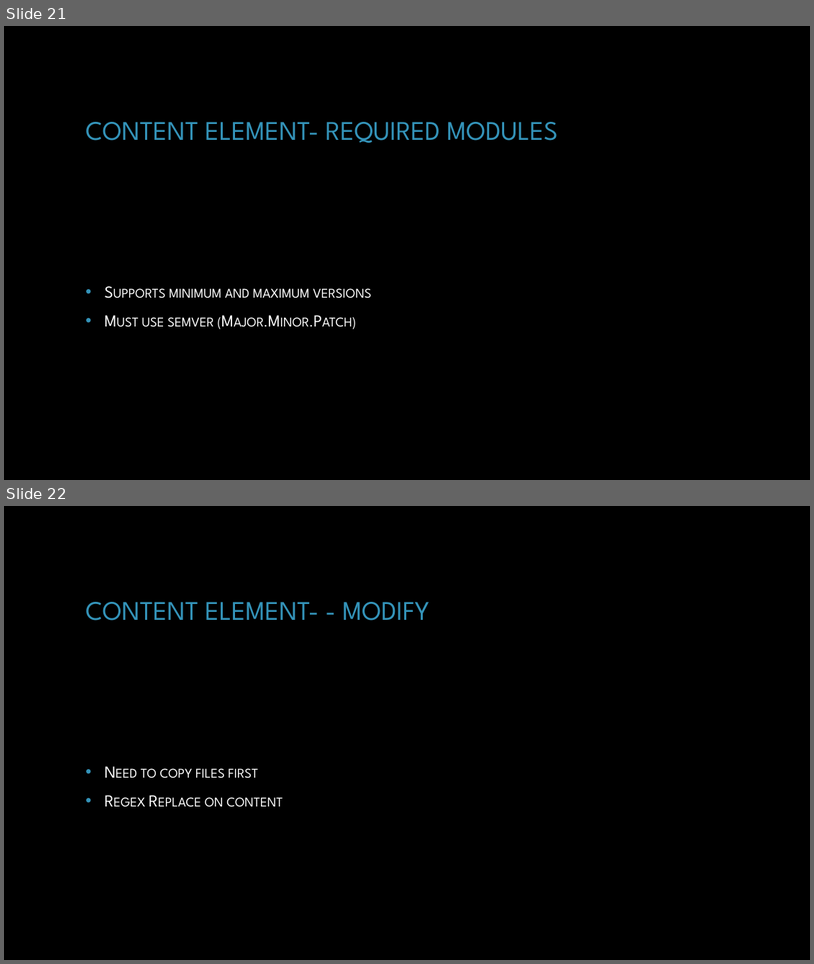
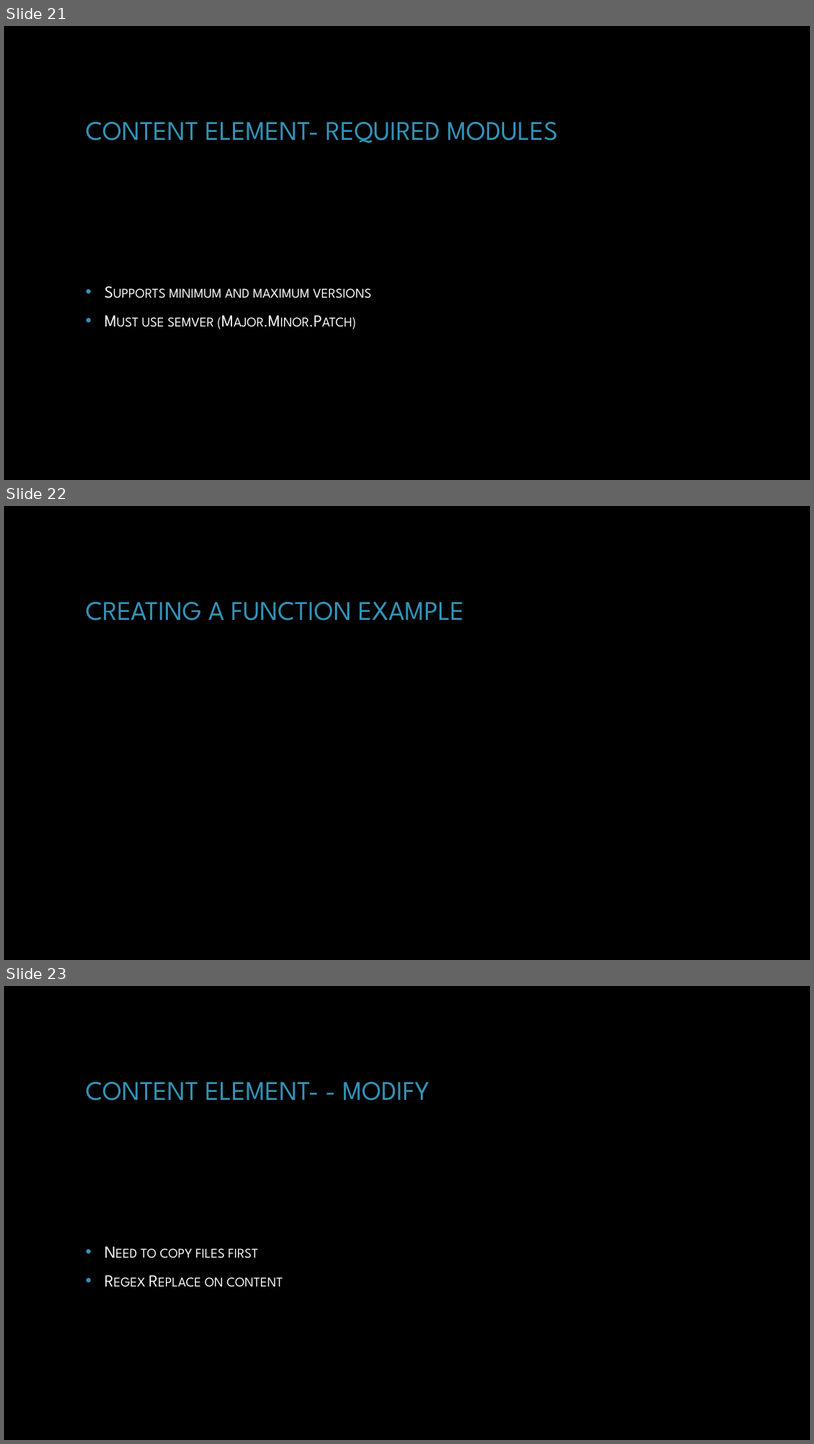
Before and after one commit to dchristian3188/DemoWorkingWithPlaster, a slide deck: Working with Plaster.pptx. Shown one above the other, each under a label of ours: slides 21 and 22 before the commit, slides 21, 22 and 23 after it. The pictures are 814x964 and 814x1444 pixels, drawn with LibreOffice and Linux fonts; fonts in the diff are those of the drawing; background and template pictures are left out. Boxes give left, top, right and bottom in pixels: in the first picture for what was removed or moved away, otherwise in the second. Text is boxed around its words. In the diff, an @@ line names an element or a change of style, - is before the commit and + after.

```diff
--- a/Working with Plaster.pptx
+++ b/Working with Plaster.pptx
@@ slide 22 added at <box>4,506,810,960</box>, background picture (left out) @@
@@ title added at <box>85,602,464,620</box>, 32 pt, text #3494BA @@
+CREATING A FUNCTION EXAMPLE
@@ what was slide 22 is now slide 23 @@
```
Also in this commit, not shown: 1 other slide added, 1 other file.
